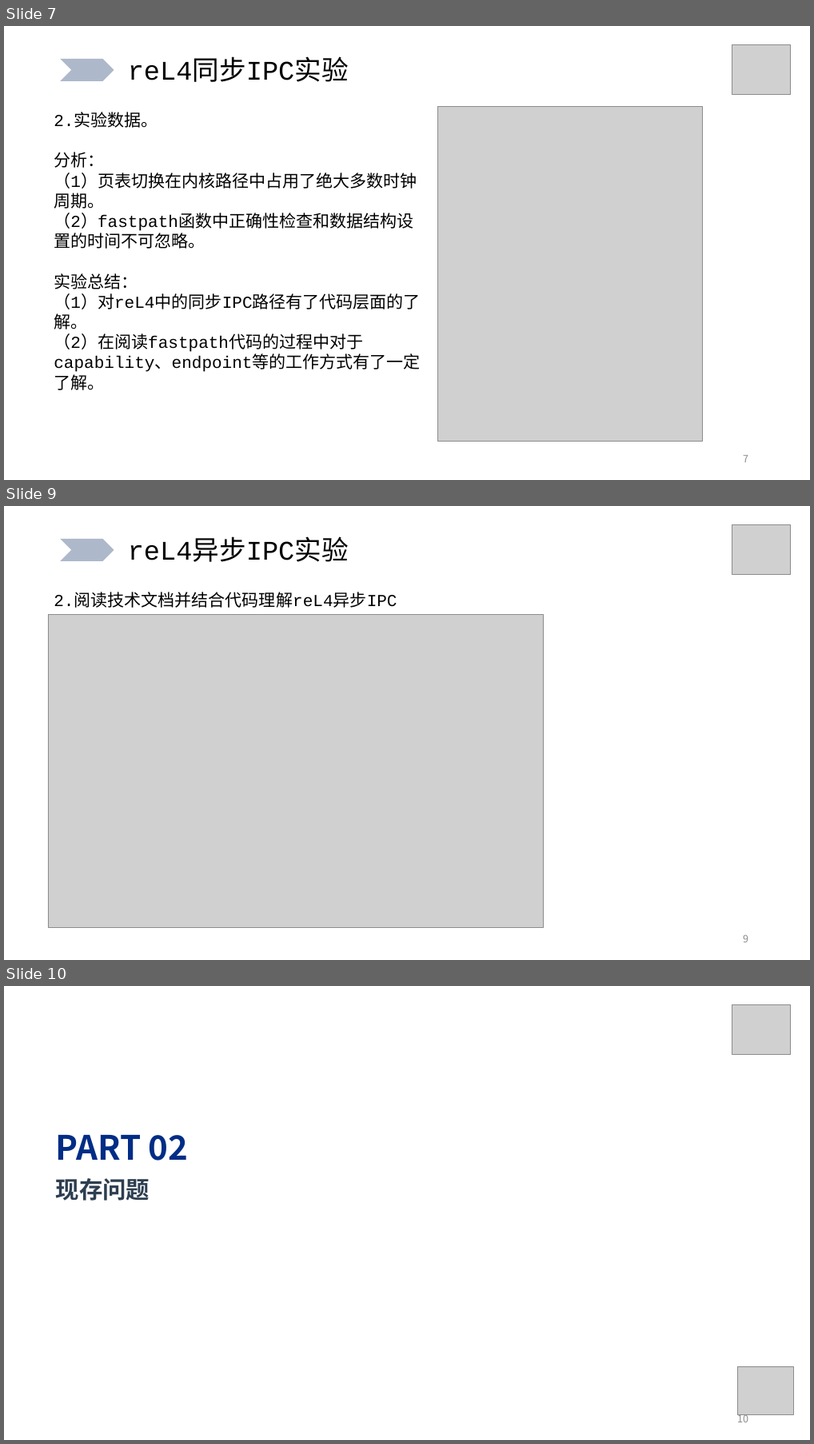
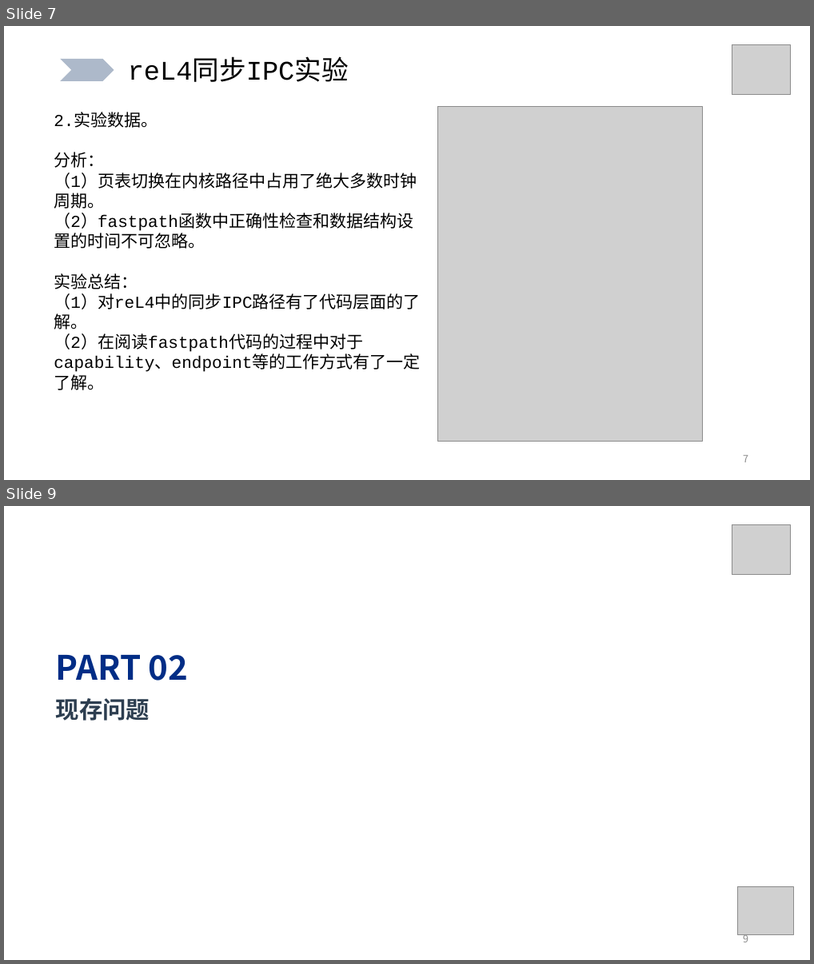
Before and after one commit to BIT-CWH/UndergraduateGraduationProject-2024-BIT-CWH, a slide deck: 中期报告-04-08.pptx. Shown one above the other, each under a label of ours: slides 7, 9 and 10 before the commit, slides 7 and 9 after it; the slides between them are not shown. The pictures are 814x1444 and 814x964 pixels, drawn with LibreOffice and Linux fonts; fonts in the diff are those of the drawing; grey boxes stand for pictures; background and template pictures are left out. Boxes give left, top, right and bottom in pixels: in the first picture for what was removed or moved away, otherwise in the second. Text is boxed around its words. In the diff, an @@ line names an element or a change of style, - is before the commit and + after.

```diff
--- a/中期报告-04-08.pptx
+++ b/中期报告-04-08.pptx
@@ slide 9 removed at bbox=[4, 506, 810, 960], background picture (left out) @@
@@ picture removed at bbox=[733, 524, 790, 574] @@
@@ chevron removed at bbox=[60, 539, 114, 561] @@
@@ text removed at bbox=[128, 540, 349, 562] @@
-reL4异步IPC实验
@@ text removed at bbox=[54, 594, 397, 608] @@
-2.阅读技术文档并结合代码理解reL4异步IPC
@@ picture removed at bbox=[48, 614, 544, 927] @@
@@ page number removed at bbox=[743, 935, 749, 942] @@
-9
@@ what was slide 10 is now slide 9 @@
@@ page number at bbox=[743, 934, 749, 942]: text changed @@
-10
+9
```
Also in this commit, not shown: 2 slides changed.
